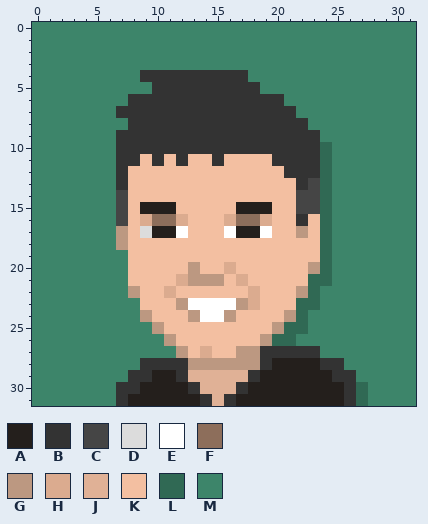
Two states of a pixel-art sprite, dist/images/icons/Chris.png. Above, as it was before the edit.
The file is 128x128 pixels, drawn in blocks of 4x4; one block is one cell here. Colours within 5 levels of each other are drawn and written as one.
Palette (. is transparent): A #241f1c  B #333333  C #454545  D #dcdcdc  E #ffffff  F #8d6e5b  G #bc9881  H #dbab8f  J #e0b196  K #f3bfa1  L #306954  M #3d856a
After the commit:
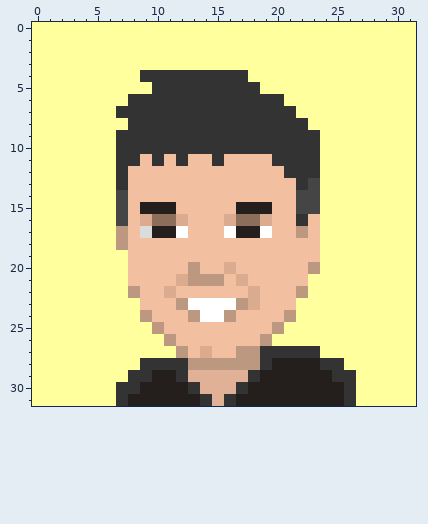
The edit:
@@ palette @@
-M #3d856a
+M #ffff9e
@@ x 18..26 @@
  9 BBBBBBMMM
-10 BBBBBBLMM
-11 KKBBBBLMM
-12 KKKBBBLMM
-13 KKKKBCLMM
-14 KKKKCCLMM
-15 AAKKCCLMM
-16 FHKKBKLMM
-17 AEKKGKLMM
-18 KKKKKKLMM
-19 KKKKKKLMM
-20 KKKKKGLMM
-21 KKKKKLLMM
-22 HKKKGLMMM
-23 HKKKLLMMM
-24 KKKGLMMMM
-25 KKGLLMMMM
-26 KGLLMMMMM
+10 BBBBBBMMM
+11 KKBBBBMMM
+12 KKKBBBMMM
+13 KKKKBCMMM
+14 KKKKCCMMM
+15 AAKKCCMMM
+16 FHKKBKMMM
+17 AEKKGKMMM
+18 KKKKKKMMM
+19 KKKKKKMMM
+20 KKKKKGMMM
+21 KKKKKMMMM
+22 HKKKGMMMM
+23 HKKKMMMMM
+24 KKKGMMMMM
+25 KKGMMMMMM
+26 KGMMMMMMM
 27 GBBBBBMMM
@@ x 25..29 @@
 29 BBMMM
-30 ABLMM
-31 ABLMM
+30 ABMMM
+31 ABMMM
Pixel boxes of the changes (left, top, right, bottom) in both pictures:
changed: (32, 22, 416, 406)
